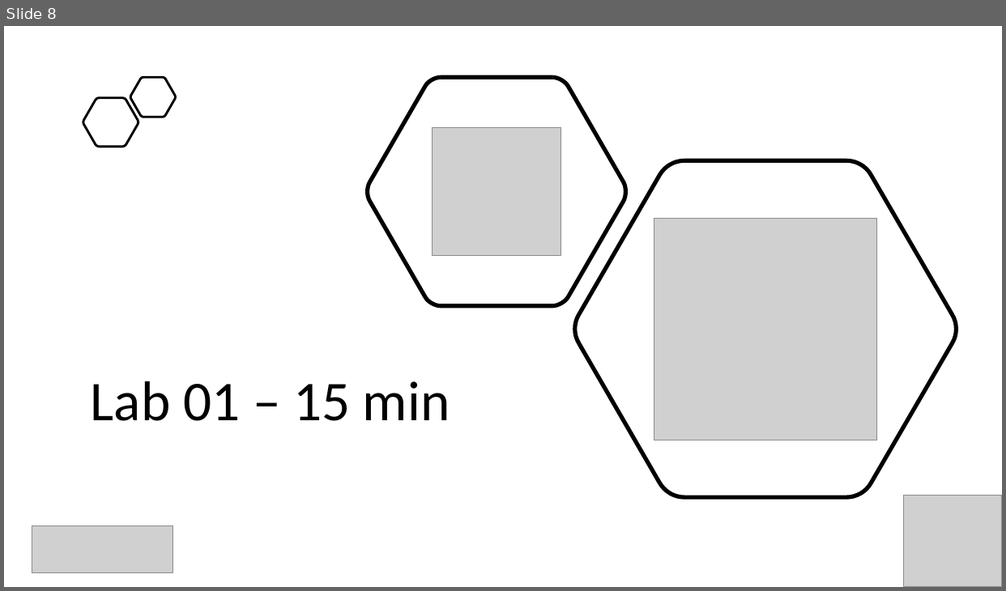
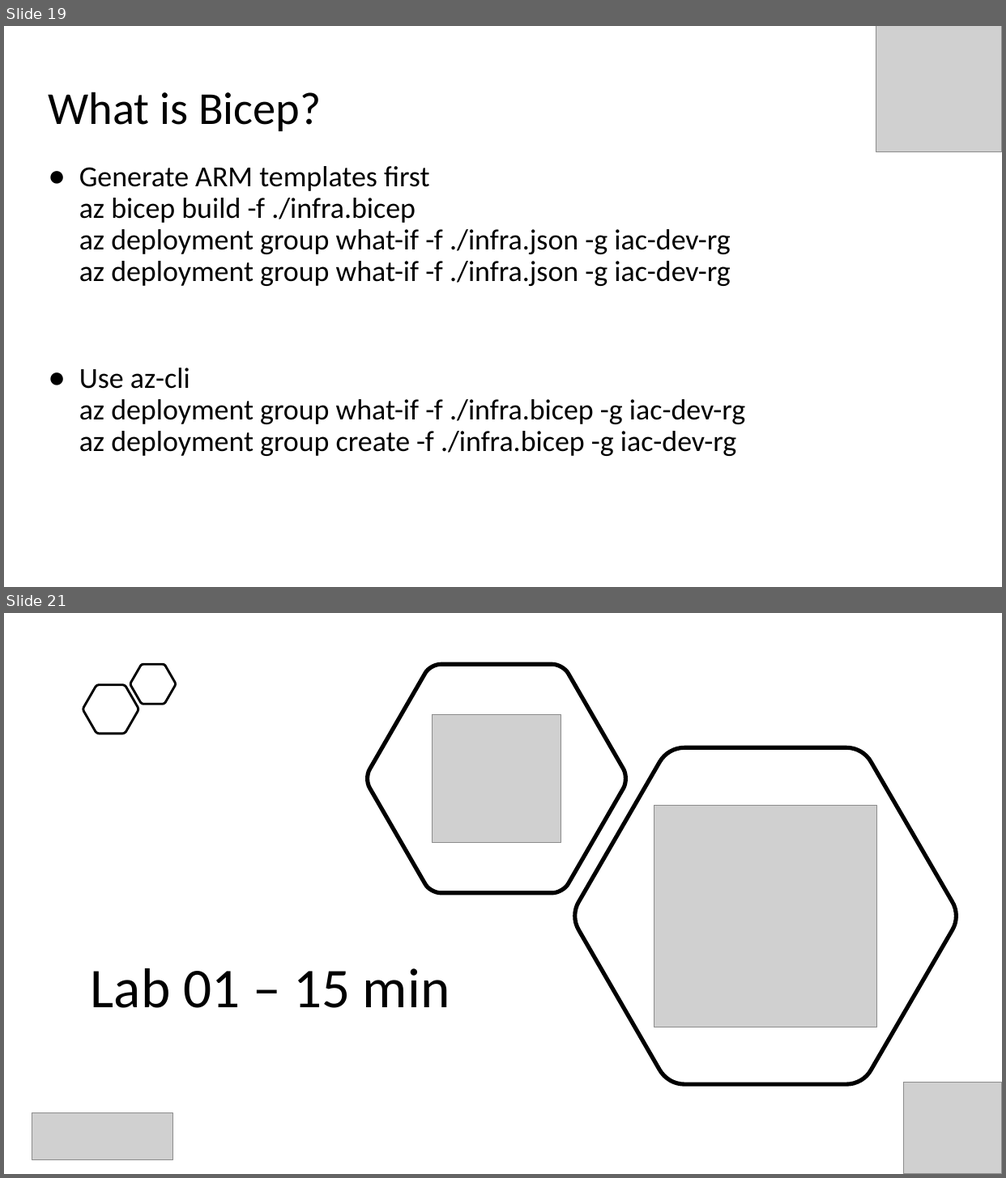
Before and after one commit to evgenyb/aks-workshops, a slide deck: 03-immutable-aks-infrastructure-with-bicep/slides/Immutable AKS Infrastructure with Bicep.pptx. Shown one above the other, each under a label of ours: slide 8 before the commit, slides 19 and 21 after it; the slides between them are not shown. The pictures are 1006x591 and 1006x1178 pixels, drawn with LibreOffice and Linux fonts; fonts in the diff are those of the drawing; grey boxes stand for pictures. Boxes give left, top, right and bottom in pixels: in the first picture for what was removed or moved away, otherwise in the second. Text is boxed around its words. In the diff, an @@ line names an element or a change of style, - is before the commit and + after.

```diff
--- a/03-immutable-aks-infrastructure-with-bicep/slides/Immutable AKS Infrastructure with Bicep.pptx
+++ b/03-immutable-aks-infrastructure-with-bicep/slides/Immutable AKS Infrastructure with Bicep.pptx
@@ slide 19 added at <box>4,26,1002,587</box>, background #FFFFFF @@
@@ picture added at <box>876,26,1002,152</box> @@
@@ title added at <box>48,92,321,131</box>, 44 pt, text #000000 @@
+What is Bicep?
@@ text added at <box>79,166,745,456</box>, 28 pt, text #000000 @@
+● Generate ARM templates first
+  az bicep build -f ./infra.bicep
+  az deployment group what-if -f ./infra.json -g iac-dev-rg
+  az deployment group what-if -f ./infra.json -g iac-dev-rg
+● Use az-cli
+  az deployment group what-if -f ./infra.bicep -g iac-dev-rg
+  az deployment group create -f ./infra.bicep -g iac-dev-rg
@@ what was slide 8 is now slide 21 @@
```
Also in this commit, not shown: 29 other slides added, 4 other files.
